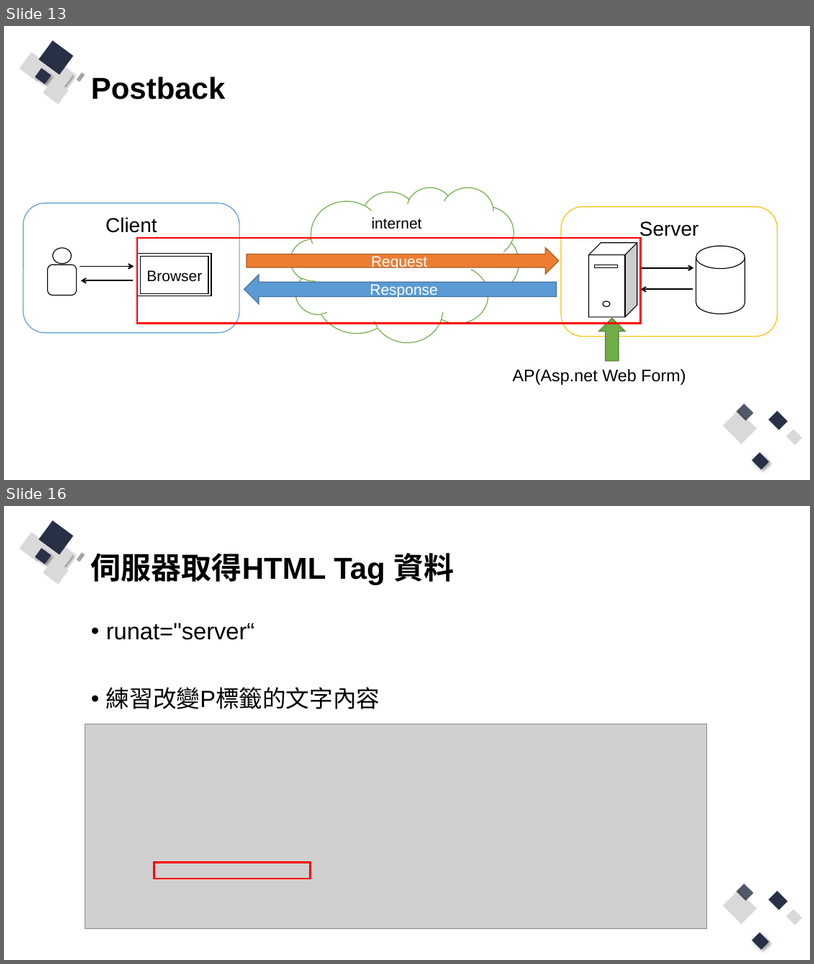
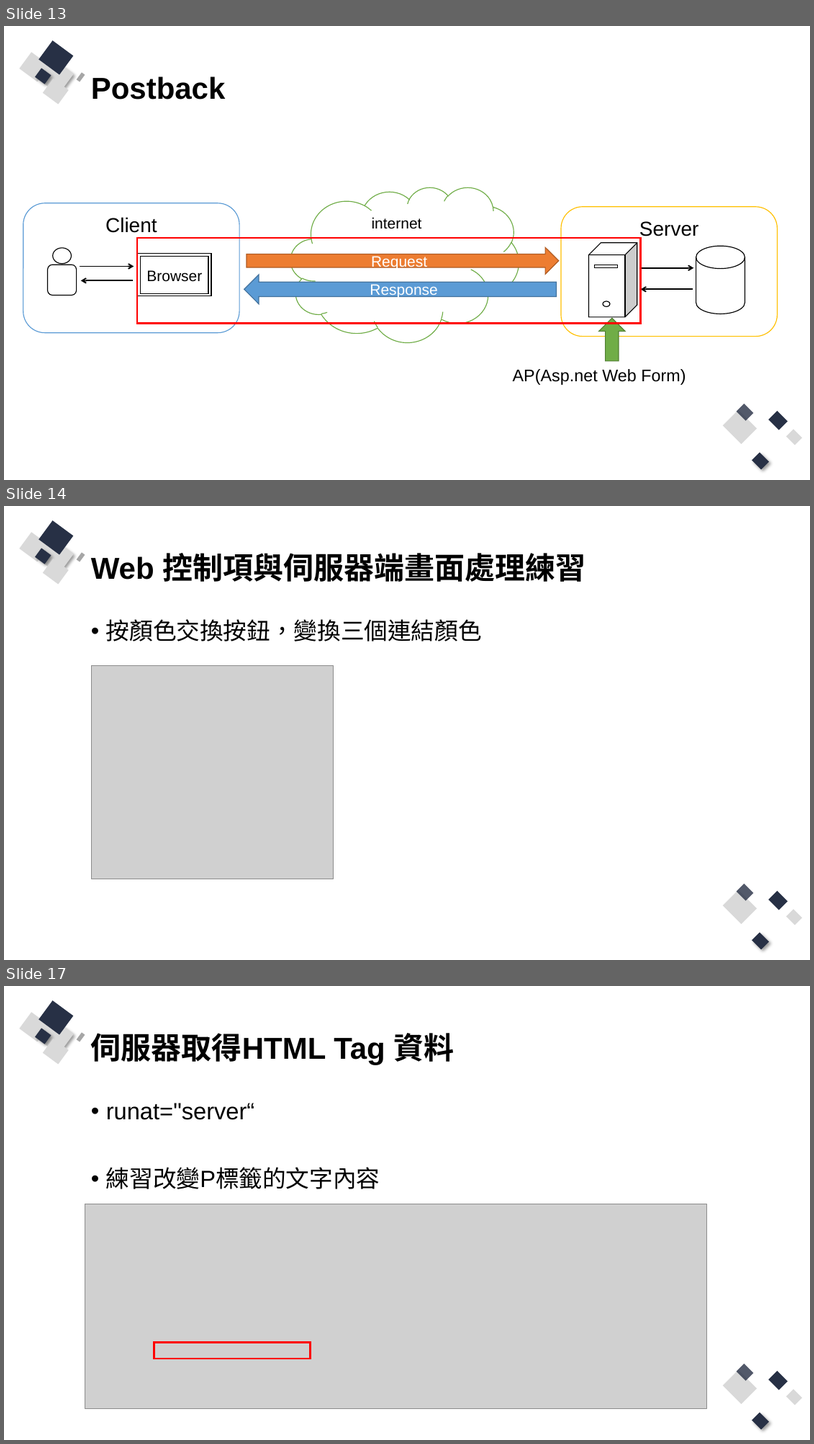
Before and after one commit to Q81JIAXIONG/-, a slide deck: 投影片/2.asp.net webform 框架.pptx. Shown one above the other, each under a label of ours: slides 13 and 16 before the commit, slides 13, 14 and 17 after it; the slides between them are not shown. The pictures are 814x964 and 814x1444 pixels, drawn with LibreOffice and Linux fonts; fonts in the diff are those of the drawing; grey boxes stand for pictures. Boxes give left, top, right and bottom in pixels: in the first picture for what was removed or moved away, otherwise in the second. Text is boxed around its words. In the diff, an @@ line names an element or a change of style, - is before the commit and + after.

```diff
--- a/投影片/2.asp.net webform 框架.pptx
+++ b/投影片/2.asp.net webform 框架.pptx
@@ slide 14 added at (4, 506, 810, 960), background #FFFFFF; not listed: 13 template elements that a slide beside it also shows @@
@@ title added at (91, 553, 586, 582), 36 pt, text #000000, bold @@
+Web 控制項與伺服器端畫面處理練習
@@ text added at (106, 619, 482, 641), 28 pt, text #000000 @@
+• 按顏色交換按鈕，變換三個連結顏色
@@ picture added at (91, 666, 334, 879) @@
@@ what was slide 16 is now slide 17 @@
```
Also in this commit, not shown: 7 slides changed, 9 other slides added, 3 slides removed, 15 other files.
